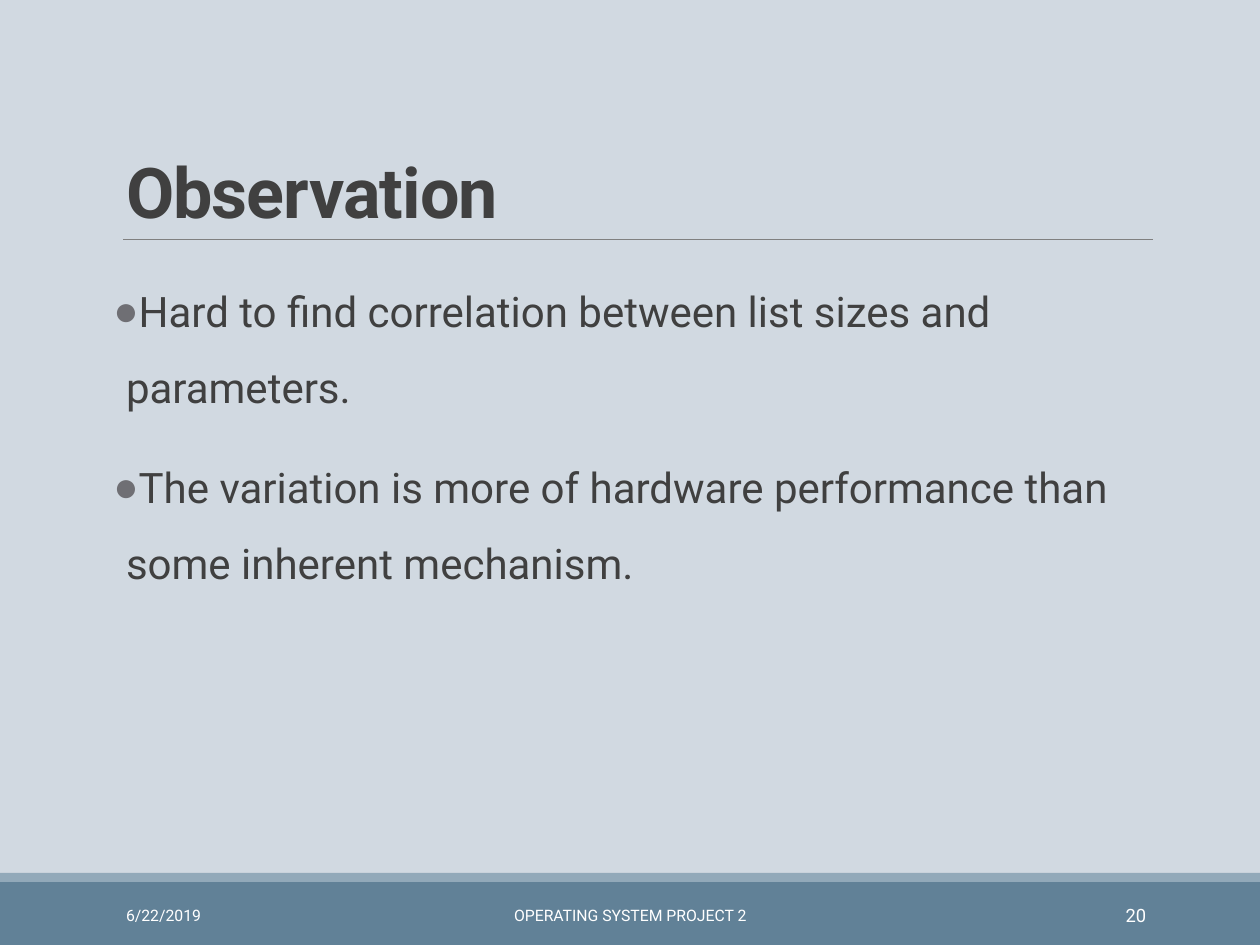
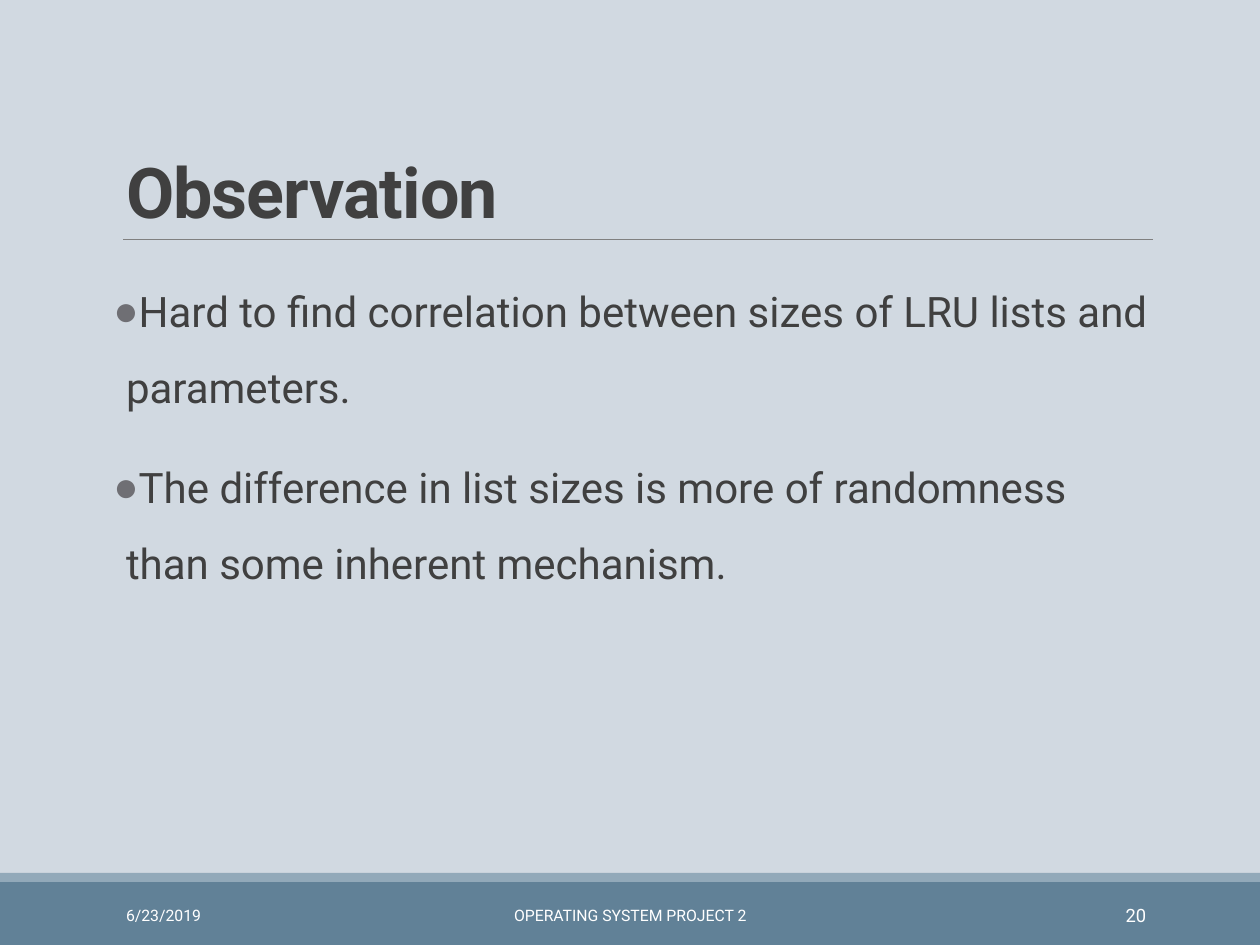
Before and after one commit to wzh99/OSProject, a slide deck: slide 20 of Project2/prj2pre.pptx. Drawn at 1260x945 pixels with LibreOffice and Linux fonts; fonts in the diff are those of the drawing. Boxes give left, top, right and bottom in pixels: in the first picture for what was removed or moved away, otherwise in the second. Text is boxed around its words. In the diff, an @@ line names an element or a change of style, - is before the commit and + after.

```diff
--- a/Project2/prj2pre.pptx
+++ b/Project2/prj2pre.pptx
@@ text at (x1=126, y1=295, x2=1147, y2=580): text changed @@
-● Hard to find correlation between list sizes and parameters.
-● The variation is more of hardware performance than some inherent mechanism.
+● Hard to find correlation between sizes of LRU lists and parameters.
+● The difference in list sizes is more of randomness than some inherent mechanism.
@@ text at (x1=126, y1=909, x2=201, y2=922): text changed @@
-6/22/2019
+6/23/2019
```
Also in this commit, not shown: 32 other slides changed, 1 other file.
